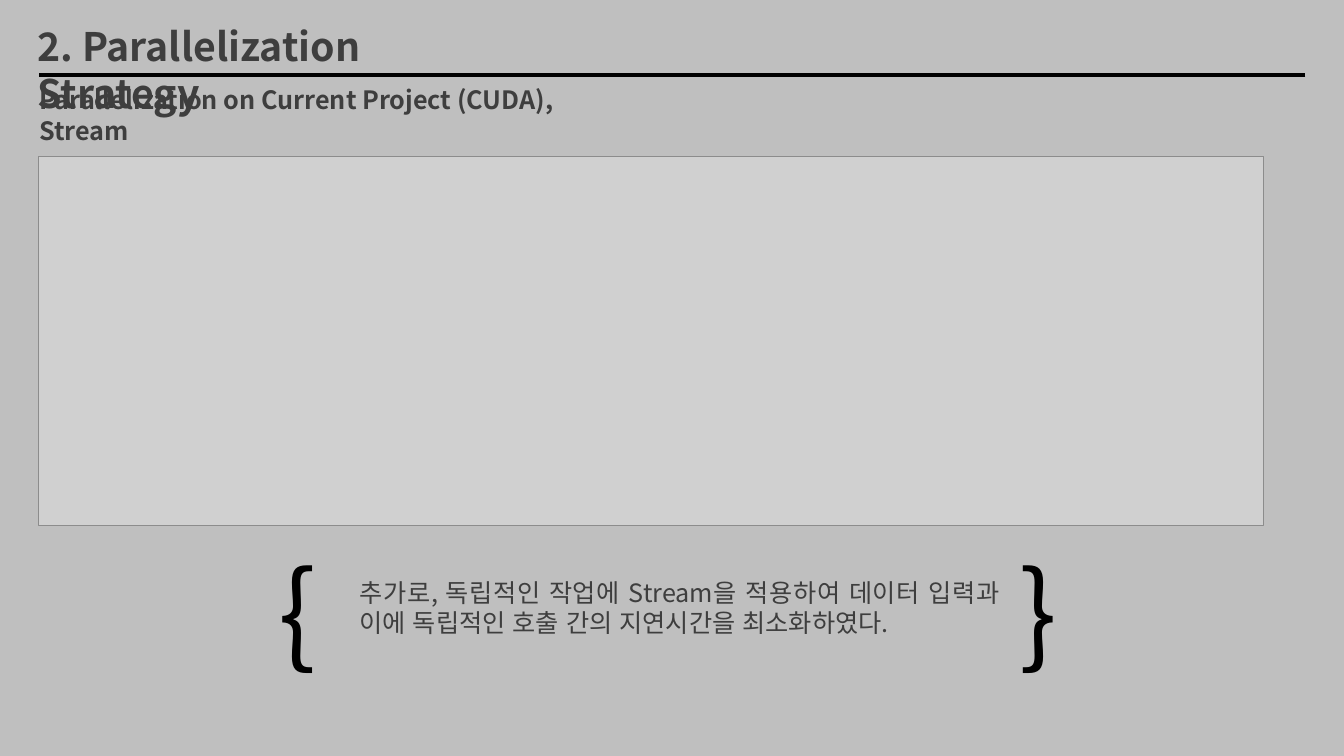
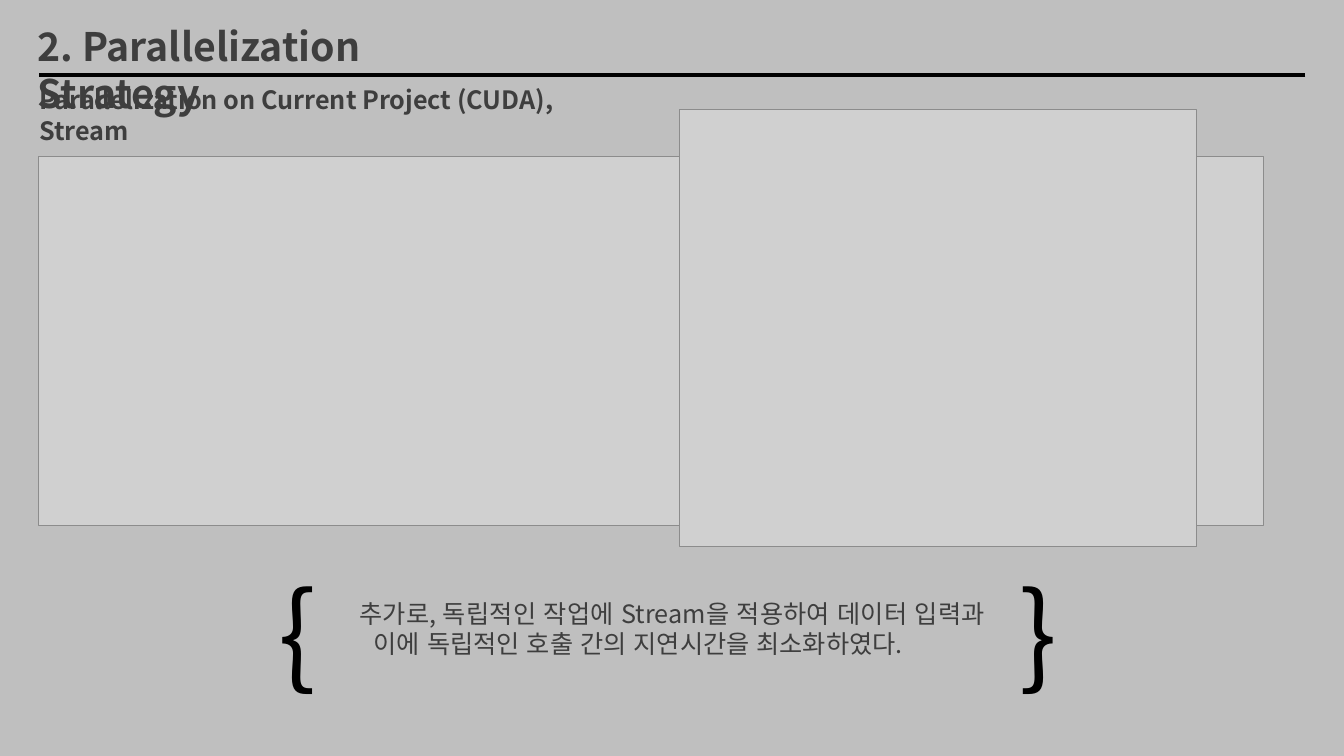
Before and after one commit to whitepurple/2020_MP_Project_1, a slide deck: slide 11 of 2팀_발표자료.pptx. Drawn at 1344x756 pixels with LibreOffice and Linux fonts; fonts in the diff are those of the drawing; grey boxes stand for pictures. Boxes give left, top, right and bottom in pixels: in the first picture for what was removed or moved away, otherwise in the second. Text is boxed around its words. In the diff, an @@ line names an element or a change of style, - is before the commit and + after.

```diff
--- a/2팀_발표자료.pptx
+++ b/2팀_발표자료.pptx
@@ picture added at [680,110,1196,547] @@
@@ 3 texts: place and size @@
-3 texts at [269,537,1075,678]
+3 texts at [269,559,1075,699]
```
Also in this commit, not shown: 1 other slide changed.
